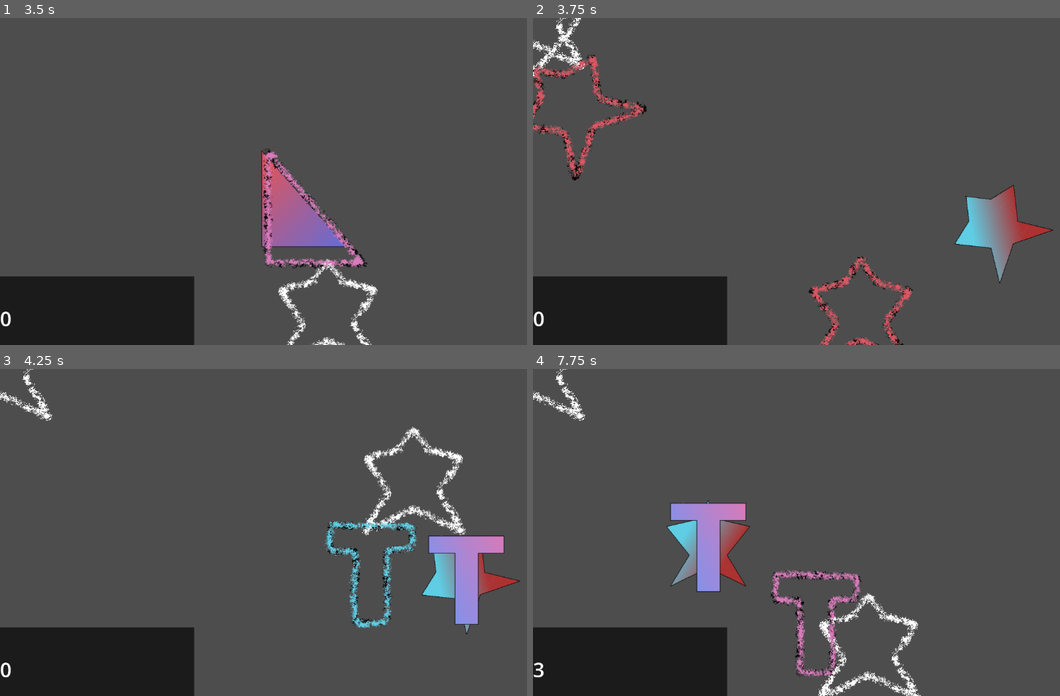
Above: before the commit, frames 1-4 (two rows, left to right).
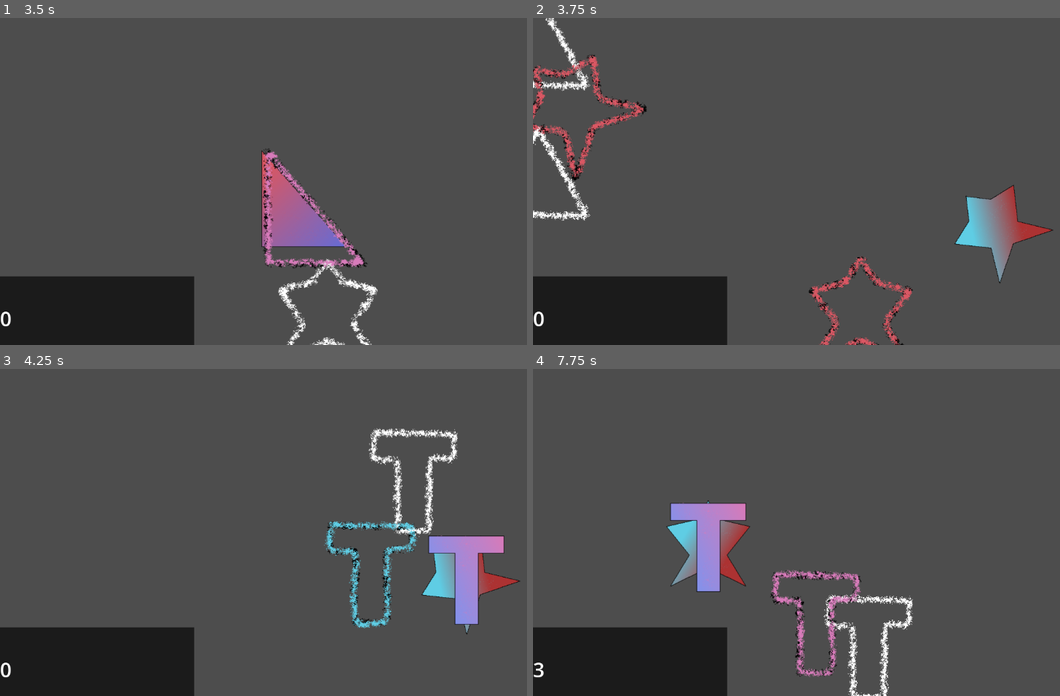
Above: after the commit, the same moments.

Repository: SucellosMusic/first-rhythm-game
Game: Godot game, scene res://Scenes/Levels/level_1.tscn
Same seed, same stepped clock (60 frames per second), same inputs: the game is played once before the commit and once after it. This scene is started directly instead of the project's main scene.
Inputs (mouse positions are in pixels of both pictures, inside the frame that each line leads up to):
- Up to frame 1 (3.5 s): tap Enter at 0.5 s; move the mouse to (421, 165) at 0.52 s; tap S (Input Shape) at 0.6, 2.85 s; move the mouse to (173, 197) at 1.27 s; click (173, 197) at 1.35 s; move the mouse to (347, 109) at 2.02 s; right-click (347, 109) at 2.1 s; move the mouse to (263, 246) at 2.77 s
- Up to frame 2 (3.75 s): move the mouse to (996, 230) at 3.52 s; click (996, 230) at 3.6 s
- Up to frame 3 (4.25 s): no input
- Up to frame 4 (7.75 s): move the mouse to (648, 483) at 4.27 s; right-click (648, 483) at 4.35 s; tap Space at 5 s; move the mouse to (854, 532) at 5.02 s; tap S (Input Shape) at 5.1, 7.35 s; move the mouse to (738, 450) at 5.77 s; click (738, 450) at 5.85 s; move the mouse to (954, 516) at 6.52 s; right-click (954, 516) at 6.6 s; move the mouse to (706, 548) at 7.27 s

Frame 1 is identical in both runs. In frame 2, 1.4% of the frame differs, in the area x 0-11%, y 0-62%; in frame 3, 2.6%, in the area x 0-89%, y 0-52%; in frame 4, 2.3%.
Error before the commit: Invalid access of index '6' on a base object of type: 'Array[int]'. (res://Scenes/Sequences/sequence_manager.gd:59)

Commit message:
Alternate sequence hints
setup hints for sequence options

Diff:
--- a/Scenes/Levels/Levels.gd
+++ b/Scenes/Levels/Levels.gd
@@ -92,25 +92,27 @@
 		prevHint.position = hintsStorage
 	if prevAltRec != null:
 		prevAltRec.position = altReceiverStorage
+	if prevAltHint != null:
+		prevAltHint.position = hintsStorage
 
 	if sequencer.currSequenceValues == sequencer.get_current_sequence_size() - 1:
 		receivers[sequencer.recShape].position = sequencer.recPos
 		receivers[sequencer.recShape].rotation_degrees = sequencer.recOrient
 		altReceivers[sequencer.recShape].position = abs(sequencer.recPos- sequencer.hintPos)
 		altReceivers[sequencer.recShape].rotation_degrees = sequencer.recOrient - 45
-		hints[sequencer.hintOptionAShape].position = sequencer.hintOptionAPos
+		hints[sequencer.hintOptionAShape].position = sequencer.get_option_A_hint_position()
 		hints[sequencer.hintOptionAShape].rotation_degrees = sequencer.hintOptionAOrient
-		altHints[sequencer.hintOptionBShape].position = sequencer.hintOptionBPos
+		altHints[sequencer.hintOptionBShape].position = sequencer.get_option_B_hint_position()
 		altHints[sequencer.hintOptionBShape].rotation_degrees = sequencer.hintOptionBOrient
 		prevRec = receivers[sequencer.recShape]
 		prevAltRec = altReceivers[sequencer.recShape]
 		prevHint = hints[sequencer.hintOptionAShape]
-		prevAltHint = hints[sequencer.hintOptionBShape]
+		prevAltHint = altHints[sequencer.hintOptionBShape]
 
 	else:
 		receivers[sequencer.recShape].position = sequencer.recPos
+		receivers[sequencer.recShape].rotation_degrees = sequencer.recOrient
 		hints[sequencer.hintShape].position = sequencer.hintPos
-		receivers[sequencer.recShape].rotation_degrees = sequencer.recOrient
 		hints[sequencer.hintShape].rotation_degrees = sequencer.hintOrient
 		prevRec = receivers[sequencer.recShape]
 		prevHint = hints[sequencer.hintShape]
--- a/Scenes/Sequences/sequenceB.tscn
+++ b/Scenes/Sequences/sequenceB.tscn
@@ -4,7 +4,7 @@
 
 [sub_resource type="Curve2D" id="Curve2D_xmpew"]
 _data = {
-"points": PackedVector2Array(0, 0, 0, 0, 7.85222, 78.4, 0, 0, 0, 0, 259.123, 526.4, 0, 0, 0, 0, 636.03, 78.4, 0, 0, 0, 0, 887.301, 616)
+"points": PackedVector2Array(0, 0, 0, 0, 7.85222, 78.4, 0, 0, 0, 0, 259.123, 526.4, 0, 0, 0, 0, 636.03, 78.4, 0, 0, 0, 0, 819.651, 508.48)
 }
 point_count = 4
 
@@ -14,17 +14,17 @@
 hintStart = 200
 
 [node name="Path2D" type="Path2D" parent="."]
-position = Vector2(120, 72)
-scale = Vector2(1.01882, 0.714286)
+position = Vector2(119.333, 60.8)
+scale = Vector2(1.10372, 0.857143)
 curve = SubResource("Curve2D_xmpew")
 
 [node name="Receiver Position Setter" type="PathFollow2D" parent="Path2D"]
 position = Vector2(7.85222, 78.4)
-rotation = 1.05964
+rotates = false
 
 [node name="Hint Position Setter" type="PathFollow2D" parent="Path2D"]
 position = Vector2(7.85222, 78.4)
-rotation = 1.05964
+rotates = false
 
 [node name="ColorRect" type="ColorRect" parent="."]
 offset_top = 512.0
--- a/Scenes/Sequences/sequenceC.tscn
+++ b/Scenes/Sequences/sequenceC.tscn
@@ -20,11 +20,11 @@
 
 [node name="Receiver Position Setter" type="PathFollow2D" parent="Path2D"]
 position = Vector2(7.85222, 336)
-rotation = -0.797835
+rotates = false
 
 [node name="Hint Position Setter" type="PathFollow2D" parent="Path2D"]
 position = Vector2(7.85222, 336)
-rotation = -0.797835
+rotates = false
 
 [node name="ColorRect" type="ColorRect" parent="."]
 offset_top = 512.0
--- a/Scenes/Sequences/sequenceD.tscn
+++ b/Scenes/Sequences/sequenceD.tscn
@@ -20,11 +20,11 @@
 
 [node name="Receiver Position Setter" type="PathFollow2D" parent="Path2D"]
 position = Vector2(7.85222, 358.4)
-rotation = 0.775611
+rotates = false
 
 [node name="Hint Position Setter" type="PathFollow2D" parent="Path2D"]
 position = Vector2(7.85222, 358.4)
-rotation = 0.775611
+rotates = false
 
 [node name="ColorRect" type="ColorRect" parent="."]
 offset_top = 512.0
--- a/Scenes/Sequences/sequenceE.tscn
+++ b/Scenes/Sequences/sequenceE.tscn
@@ -20,11 +20,11 @@
 
 [node name="Receiver Position Setter" type="PathFollow2D" parent="Path2D"]
 position = Vector2(7.85222, 336)
-rotation = 0.839422
+rotates = false
 
 [node name="Hint Position Setter" type="PathFollow2D" parent="Path2D"]
 position = Vector2(7.85222, 336)
-rotation = 0.839422
+rotates = false
 
 [node name="ColorRect" type="ColorRect" parent="."]
 offset_top = 512.0
--- a/Scenes/Sequences/sequence_manager.gd
+++ b/Scenes/Sequences/sequence_manager.gd
@@ -19,11 +19,8 @@
 var hintPos : Vector2;
 var hintOptionAShape : int;
 var hintOptionAOrient : int;
-var hintOptionAPos : Vector2;
 var hintOptionBShape : int;
 var hintOptionBOrient : int;
-var hintOptionBPos : Vector2;
-
 
 func _ready() -> void:
 	for a in altRec:
@@ -50,7 +47,7 @@
 	recShape = sequences[currSequence].receiverPattern[currSequenceValues]
 	recOrient = sequences[currSequence].receiverOrientation[currSequenceValues]
 	nextBeat = sequences[currSequence].nextBeat[currSequenceValues]
-	if currSequenceValues == sequences[currSequence].hintPattern.size() - 1:
+	if currSequenceValues > sequences[currSequence].hintPattern.size() - 1:
 		hintOptionAShape = sequences[get_option_A_hint()].receiverPattern[0]
 		hintOptionAOrient = sequences[get_option_A_hint()].receiverOrientation[0]
 		hintOptionBShape = sequences[get_option_B_hint()].receiverPattern[0]
@@ -70,11 +67,11 @@
 	recPos = sequences[currSequence].recPosSetter.position
 	hintPos = sequences[currSequence].hintPosSetter.position
 
-func get_option_A_hint_position() -> void:
-	hintOptionAPos = sequences[get_option_A_hint()].posStart
+func get_option_A_hint_position() -> Vector2:
+	return sequences[get_option_A_hint()].recPosSetter.position
 
-func get_option_B_hint_position() -> void:
-	hintOptionBPos = sequences[get_option_B_hint()].posStart
+func get_option_B_hint_position() -> Vector2:
+	return sequences[get_option_B_hint()].recPosSetter.position
 
 func set_next_sequence(next : Area2D) -> void:
 	if next.has_overlapping_areas():
@@ -97,7 +94,7 @@
 		return currSequence + 1
 
 func get_option_B_hint() -> int:
-	if currSequence == self.get_child_count() - 2:
+	if currSequence >= self.get_child_count() - 2:
 		return 0
 	else:
 		return currSequence + 2
